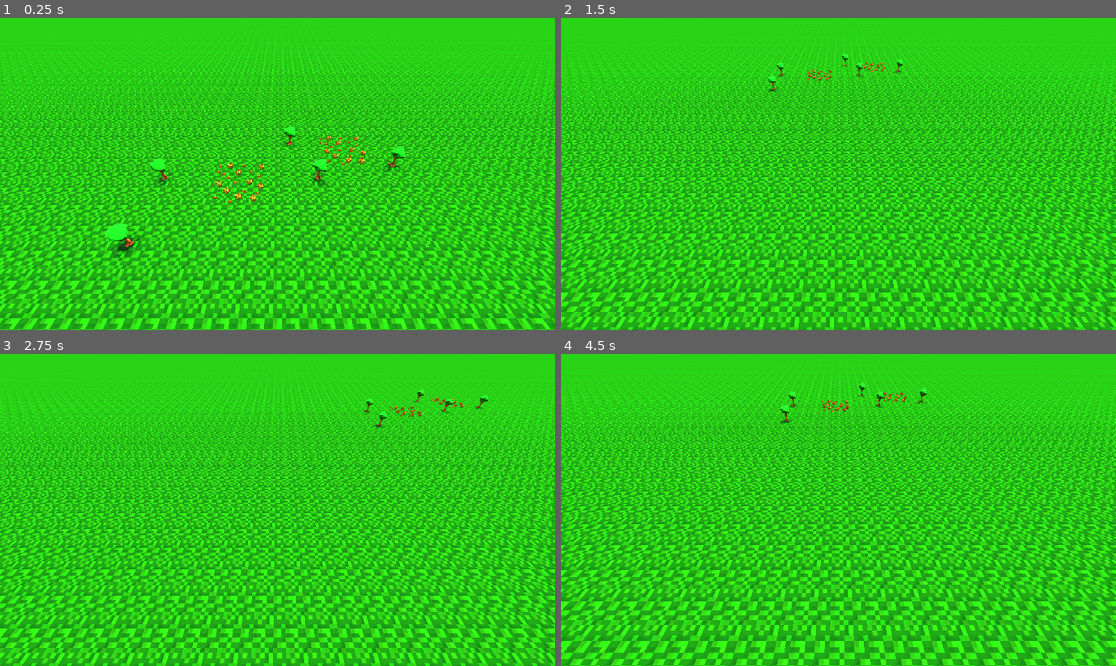
Above: before the commit, frames 1-4 (two rows, left to right).
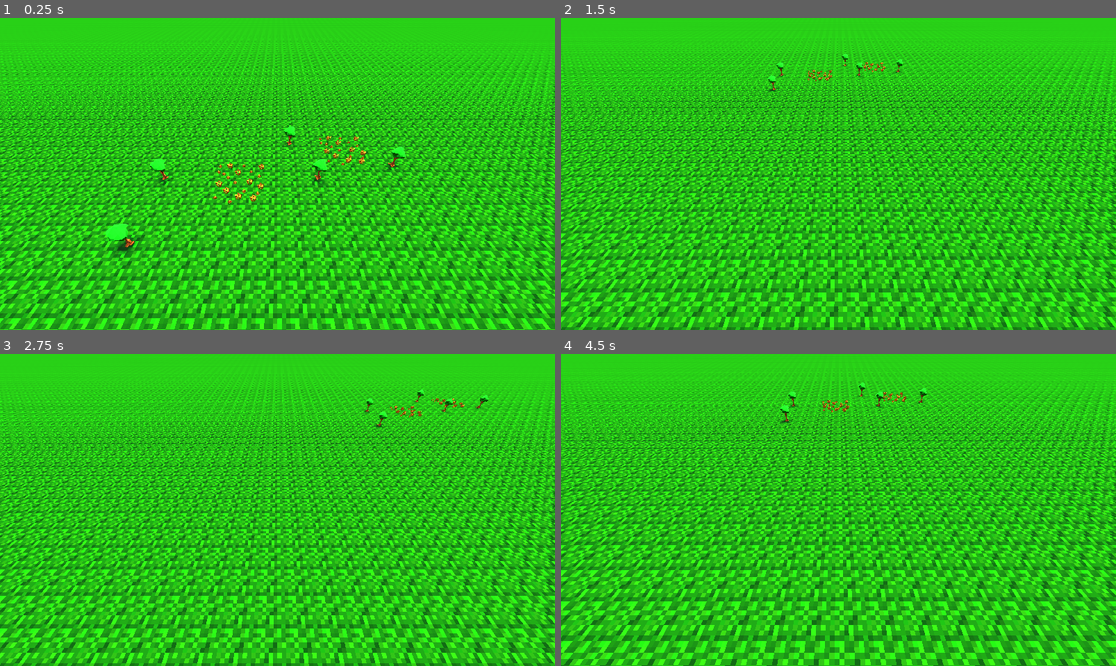
Above: after the commit, the same moments.

Repository: BH3Panzer/EE-Beyond-A-Dream
Game: Godot game, scene res://src/scene/main.tscn
Same seed, same stepped clock (60 frames per second), same inputs: the game is played once before the commit and once after it.
Inputs (mouse positions are in pixels of both pictures, inside the frame that each line leads up to):
- Up to frame 1 (0.25 s): no input
- Up to frame 2 (1.5 s): tap Enter at 0.5 s; move the mouse to (960, 158) at 0.52 s; hold S (camera_backward) 0.53-1.28 s; move the mouse to (727, 189) at 1.27 s; tap W (camera_forward) at 1.35 s
- Up to frame 3 (2.75 s): tap Space at 2 s; move the mouse to (333, 441) at 2.02 s; hold A (camera_left) from 2.03 s (still down)
- Up to frame 4 (4.5 s): move the mouse to (810, 572) at 2.77 s; release A (camera_left) at 2.78 s; tap Middle mouse button (camera_pan) at 2.85 s; tap Enter at 3.5 s; move the mouse to (1005, 556) at 3.52 s; hold D (camera_right) 3.53-4.28 s; move the mouse to (672, 463) at 4.27 s; tap Mouse wheel up (camera_zoom_in) at 4.35 s

The runs differ from the first frame. In frame 1, 15% of the frame differs, in the area x 0-100%, y 9-100%; in frame 2, 16%; in frame 3, 16%; in frame 4, 17%, in the area x 0-100%, y 7-100%.

Commit message:
fixed normal map

Diff:
--- a/src/scene/main.tscn
+++ b/src/scene/main.tscn
@@ -28,7 +28,6 @@
 albedo_texture_force_srgb = true
 emission = Color(0.0866516, 0.257087, 0, 1)
 normal_enabled = true
-normal_scale = -1.0
 normal_texture = ExtResource("3_lk1ax")
 rim = 0.17
 rim_tint = 1.0
Binary file changed: assets/textures/grounds/grass.png_normal.png
